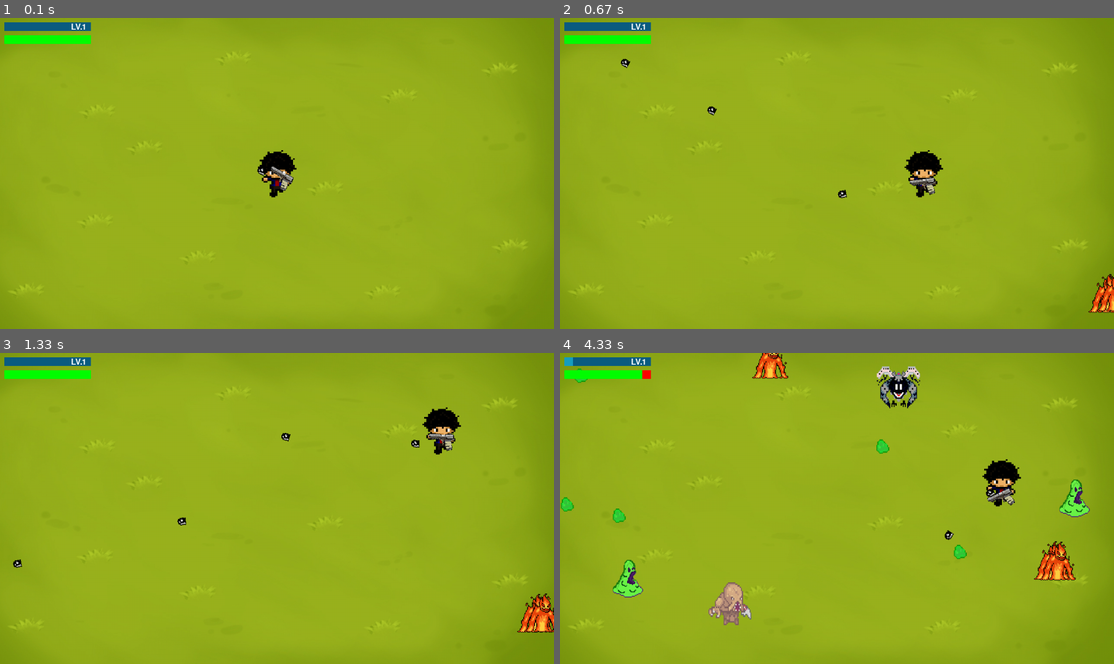
Above: before the commit, frames 1-4 (two rows, left to right).
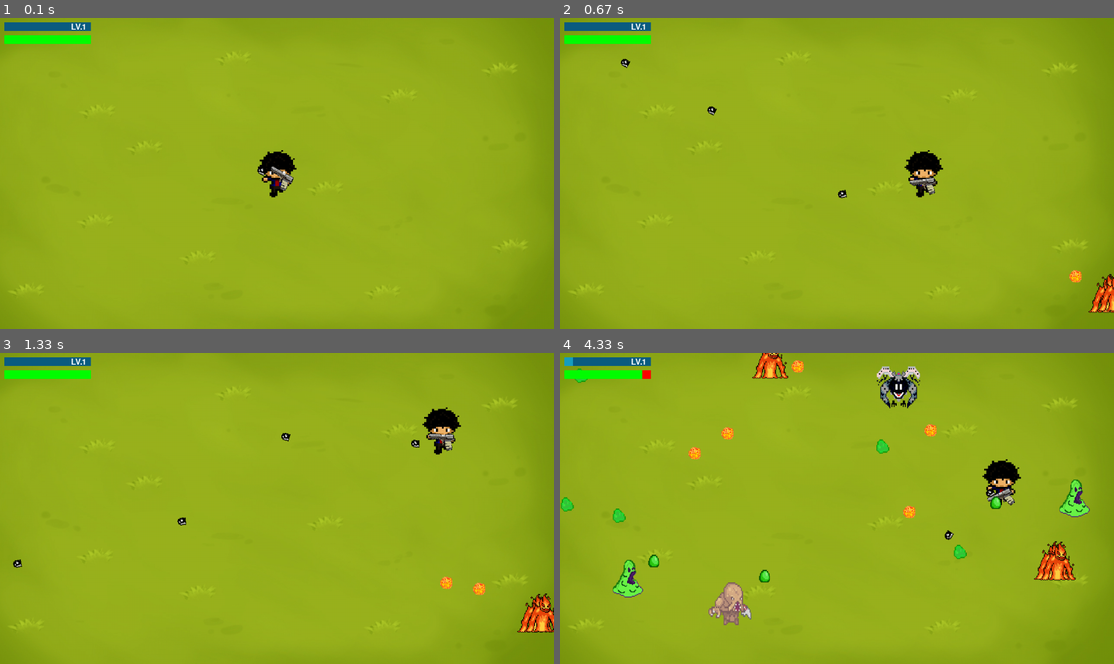
Above: after the commit, the same moments.

Repository: m13w/Legacy_of_Brok
Game: pygame game, started from pygame- game/main.py
Same seed, same stepped clock (60 frames per second), same inputs: the game is played once before the commit and once after it.
Inputs (mouse positions are in pixels of both pictures, inside the frame that each line leads up to):
- Up to frame 1 (0.1 s): no input
- Up to frame 2 (0.67 s): hold D from 0.33 s (still down); move the mouse to (814, 185) at 0.37 s
- Up to frame 3 (1.33 s): release D at 0.8 s; hold W 0.83-1.13 s; move the mouse to (326, 433) at 0.87 s; hold D from 1.17 s (still down); move the mouse to (326, 427) at 1.2 s
- Up to frame 4 (4.33 s): release D at 1.63 s; hold A 1.67-2.2 s; move the mouse to (709, 446) at 1.7 s; hold S 2.23-2.53 s; move the mouse to (720, 458) at 2.27 s; hold A 2.57-2.97 s; move the mouse to (648, 477) at 2.6 s; hold W 3-3.37 s; move the mouse to (947, 418) at 3.03 s; hold D 3.4-4.03 s; move the mouse to (947, 489) at 3.43 s; hold S from 4.07 s (still down); move the mouse to (704, 626) at 4.1 s

Frame 1 is identical in both runs. In frame 2, less than 0.1% of the frame differs, in the area x 91-99%, y 81-87%; in frame 3, 0.1%; in frame 4, 0.6%, in the area x 15-80%, y 2-74%.

Commit message:
BIG UPDATE CREATED 2 ENEMIES THAT SHOOT TOWARDS THE PLAYER (update without colision event)
big update in work

Diff:
--- a/pygame- game/engine_init.py
+++ b/pygame- game/engine_init.py
@@ -28,166 +28,206 @@
     projectile_image,
     enemy_images,
     drop_image,
-    misterious_enemy,
     magma_projectile_img,
+    magma_ball,
 )
 
 enemies = []
 active_items = []
 
+BULLET_SPEED_2 = 200
+BULLET_SPEED_1 = 300
 
 class Game:
     def __init__(self):
-        self.initialize_pygame()
-        self.setup_game()
-        self.setup_player()
+        self.initialize_pygame()    #call fun
+        self.setup_game()           #call fun
+        self.setup_player()         #call fun
 
     def initialize_pygame(self):
-        pygame.init()
-        self.screen = pygame.display.set_mode((WINDOW_WIDTH, WINDOW_HEIGHT))
-        pygame.display.set_caption("Legacy of Brok")
-        pygame.display.set_icon(player_image)
-        self.font = pygame.font.Font(None, 64)
-        self.clock = pygame.time.Clock()
+        pygame.init()   #initialize all imported pygame modules
+        self.screen = pygame.display.set_mode((WINDOW_WIDTH, WINDOW_HEIGHT))    #creating a screen instance
+        pygame.display.set_caption("Legacy of Brok")    #window title init
+        pygame.display.set_icon(player_image)   #window icon init
+        self.font = pygame.font.Font(None, 64)  #font init
+        self.clock = pygame.time.Clock()    #clock time init
 
     def setup_game(self):
-        self.running = True
-        self.game_over = False
-        self.dt = 0
-        self.xp_bar = XPBar(max_xp=START_MAX_XP)
-        self.hp_bar = HPBar(max_hp=START_MAX_HP)
+        self.running = True     #game running boolean init
+        self.game_over = False  #game_over running boolean init
+        self.dt = 0     #Delta time init
+        self.xp_bar = XPBar(max_xp=START_MAX_XP)    #bar init obj
+        self.hp_bar = HPBar(max_hp=START_MAX_HP)    #bar init obj
         self.last_damage_time = 0
-        self.reset_button_rect = reset_image.get_rect()
-        self.reset_button_rect.center = (WINDOW_WIDTH / 2, WINDOW_HEIGHT / 2 + 100)
+        """  last_damage_time  --- is used to store the time (in milliseconds since the start of the Pygame application) when the player was last damaged. This information is used to implement a cooldown for damage, preventing the player from taking damage too frequently within a specified cooldown period."""
+        self.reset_button_rect = reset_image.get_rect()     #stores the reset img rect
+        self.reset_button_rect.center = (WINDOW_WIDTH / 2, WINDOW_HEIGHT / 2 + 100)     #stores a tuple of the position of center for reset button
 
     def setup_player(self):
-        self.player = Player((WINDOW_WIDTH / 2, WINDOW_HEIGHT / 2), xp_bar=self.xp_bar)
+        self.player = Player((WINDOW_WIDTH / 2, WINDOW_HEIGHT / 2), xp_bar=self.xp_bar)    #creates a instance of Player obj
 
     def reset_game(self):
-        self.game_over = False
-        self.reset_player()
-        self.reset_enemies()
-        self.reset_items()
+        self.game_over = False      #resets the game_over to False, when game is stopped the var is turned to True
+        self.reset_player()         #call fun
+        self.reset_enemies()        #call fun
+        self.reset_items()          #call fun
 
     def reset_player(self):
-        self.player.rect.center = (WINDOW_WIDTH / 2, WINDOW_HEIGHT / 2)
-        self.player.collected_items = []
-        self.player.level = 1
-        self.player.xp = 0
+        self.player.rect.center = (WINDOW_WIDTH / 2, WINDOW_HEIGHT / 2)  #resets the player to the centre of the screen
+        self.player.collected_items = []    #resets the colelcted_items
+        self.player.level = 1       #resets the player level to 1
+        self.player.xp = 0          #resets the player xp to 1
 
     def reset_enemies(self):
-        Enemy.enemies.clear()
-        Enemy.active_explosions.clear()
+        Enemy.enemies.clear()   #clears all the enemies on the screeen
+        Enemy.active_explosions.clear()     #clears all the explosions on the screen
 
     def reset_items(self):
-        active_items.clear()
-        self.xp_bar.current_xp = 0
-        self.xp_bar.max_xp = START_MAX_XP
-        self.xp_bar.level = 1
-        self.hp_bar.current_hp = START_MAX_HP
-        self.player.projectiles.clear()
-
-
-#GAME MAIN LOOP
+        active_items.clear()    #clears all the items on the screen
+        self.xp_bar.current_xp = 0      #reset the xp bar
+        self.xp_bar.max_xp = START_MAX_XP   #reset the max xp to the default
+        self.xp_bar.level = 1     #resets the xp bar level to 1
+        self.hp_bar.current_hp = START_MAX_HP   #resets the hp bar to the starting amount of hp
+        self.player.projectiles.clear()     #clears all the projectiles on the screen
+
+    #GAME MAIN LOOP
     def run(self):
         while self.running:
-            for event in pygame.event.get():
-                if event.type == pygame.QUIT:
-                    self.running = False
-
+            self.handle_events()
             mouse_pos = pygame.mouse.get_pos()
 
             if not self.game_over:
-                self.screen.blit(background_image, (0, 0))  # DRAW BACKGROUND
-                keys = pygame.key.get_pressed()
-                self.player.update(self.dt, keys, mouse_pos=mouse_pos)
-                self.player.draw(self.screen)
-
-                # Update enemy movement
-                for enemy in Enemy.enemies[:]:
-                    enemy.update(self.dt, self.player)
-
-                # Detect and handle bullet-enemy collisions + explosions
-                for bullet in self.player.projectiles[:]:
-                    bullet.update(self.dt)
-                    for enemy in Enemy.enemies[:]:
-                        if bullet.rect.colliderect(enemy.rect):
-                            self.player.projectiles.remove(bullet)
-                            Enemy.enemies.remove(enemy)
-                            enemy.kill()
-                            explosion = Explosion(shot_effect, enemy.rect.center, 200)  # 200 = ms
-                            Enemy.active_explosions.append(explosion)
-                            break
-                for explosion in Enemy.active_explosions[:]:
-                    if explosion.update():
-                        Enemy.active_explosions.remove(explosion)
-                    else:
-                        explosion.draw(self.screen)
-
-                # Remove bullets and enemies when off-screen
-                for bullet in self.player.projectiles[:]:
-                    if (
-                        bullet.rect.left > self.screen.get_width()
-                        or bullet.rect.right < 0
-                        or bullet.rect.top > self.screen.get_height()
-                        or bullet.rect.bottom < 0
-                    ):
-                        self.player.projectiles.remove(bullet)
-
-                # Colision test enemies
-                for enemy in Enemy.enemies[:]:
-                    if enemy.check_collision(self.player):
-                        current_time = pygame.time.get_ticks()
-                        if current_time - self.last_damage_time > DAMAGE_COOLDOWN:
-                            self.hp_bar.update(10)
-                            self.last_damage_time = current_time
-                            if self.hp_bar.current_hp <= 0:
-                                self.game_over = True
-                        break
-
-                # enemy spawner.
-                Enemy.spawn_random_enemy(WINDOW_WIDTH, WINDOW_HEIGHT)
-
-                for bullet in self.player.projectiles:
-                    bullet.update(self.dt)
-                    rotated_bullet = pygame.transform.rotate(bullet.image, -bullet.angle)  # Rotate bullet image
-                    rotated_rect = rotated_bullet.get_rect(center=bullet.rect.center)
-                    self.screen.blit(rotated_bullet, rotated_rect.topleft)
-
-                firing_point = self.player.rect.center + self.player.gun_offset.rotate(-self.player.gun_angle)
-
-                for enemy in Enemy.enemies:
-                    enemy.draw(self.screen)
-
-                for item in active_items[:]:
-                    if isinstance(item, Crystal):
-                        item.draw(self.screen)
-                    item.draw(self.screen)
-
-                self.xp_bar.draw(self.screen)
-                self.hp_bar.draw(self.screen)
-
+                self.update_game(mouse_pos)
             else:
-                game_over_text = self.font.render("Game Over", True, (255, 0, 0))
-                text_rect = game_over_text.get_rect(
-                    center=(WINDOW_WIDTH / 2, WINDOW_HEIGHT / 2)
-                )
-                self.screen.blit(game_over_text, text_rect)
-                self.screen.blit(reset_image, self.reset_button_rect)
-                mouse_x, mouse_y = pygame.mouse.get_pos()
-                mouse_clicked = pygame.mouse.get_pressed()
-
-                if (
-                    self.reset_button_rect.collidepoint(mouse_x, mouse_y)
-                    and mouse_clicked[0]
-                ):
-                    self.reset_game()
-
-            pygame.display.flip()
-            self.dt = self.clock.tick(FPS) / 1000  # limits FPS to 60
+                self.display_game_over_screen()
+                self.check_reset_button()
+
+            self.update_display_and_fps()
 
         pygame.quit()
         sys.exit()
+
+    def handle_events(self):
+        for event in pygame.event.get():
+            if event.type == pygame.QUIT:
+                self.running = False
+
+    def update_game(self, mouse_pos):
+        self.screen.blit(background_image, (0, 0))
+        keys = pygame.key.get_pressed()
+        self.player.update(self.dt, keys, mouse_pos=mouse_pos)
+        self.player.draw(self.screen)
+
+        self.update_enemies()
+        self.handle_bullet_enemy_collisions()
+        self.handle_explosions()
+        self.remove_off_screen_elements()
+        self.handle_enemy_collisions()
+        Enemy.spawn_random_enemy(WINDOW_WIDTH, WINDOW_HEIGHT)
+
+        self.update_bullets_display()
+        self.update_enemies_display()
+        self.update_active_items_display()
+        self.draw_bars()
+
+    def update_enemies(self):
+        for enemy in Enemy.enemies[:]:
+            enemy.update(self.dt, self.player)
+
+            # Update and draw enemy bullets
+            for bullet in enemy.projectiles[:]:
+                bullet.update(self.dt)
+                rotated_bullet = pygame.transform.rotate(bullet.image, -bullet.angle)
+                rotated_rect = rotated_bullet.get_rect(center=bullet.rect.center)
+                self.screen.blit(rotated_bullet, rotated_rect.topleft)
+
+    def handle_bullet_enemy_collisions(self):
+        for bullet in self.player.projectiles[:]:
+            bullet.update(self.dt)
+            for enemy in Enemy.enemies[:]:
+                if bullet.rect.colliderect(enemy.rect):
+                    self.handle_bullet_enemy_collision(bullet, enemy)
+                    break
+
+    def handle_bullet_enemy_collision(self, bullet, enemy):
+        self.player.projectiles.remove(bullet)
+        Enemy.enemies.remove(enemy)
+        enemy.kill()
+        explosion = Explosion(shot_effect, enemy.rect.center, 200)
+        Enemy.active_explosions.append(explosion)
+
+    def handle_explosions(self):
+        for explosion in Enemy.active_explosions[:]:
+            if explosion.update():
+                Enemy.active_explosions.remove(explosion)
+            else:
+                explosion.draw(self.screen)
+
+    def remove_off_screen_elements(self):
+        for bullet in self.player.projectiles[:]:
+            if (
+                bullet.rect.left > self.screen.get_width()
+                or bullet.rect.right < 0
+                or bullet.rect.top > self.screen.get_height()
+                or bullet.rect.bottom < 0
+            ):
+                self.player.projectiles.remove(bullet)
+
+    def handle_enemy_collisions(self):
+        for enemy in Enemy.enemies[:]:
+            if enemy.check_collision(self.player):
+                self.handle_player_enemy_collision(enemy)
+                break
+
+    def handle_player_enemy_collision(self, enemy):
+        current_time = pygame.time.get_ticks()
+        if current_time - self.last_damage_time > DAMAGE_COOLDOWN:
+            self.hp_bar.update(10)
+            self.last_damage_time = current_time
+            if self.hp_bar.current_hp <= 0:
+                self.game_over = True
+
+    def update_bullets_display(self):
+        for bullet in self.player.projectiles:
+            bullet.update(self.dt)
+            rotated_bullet = pygame.transform.rotate(bullet.image, -bullet.angle)
+            rotated_rect = rotated_bullet.get_rect(center=bullet.rect.center)
+            self.screen.blit(rotated_bullet, rotated_rect.topleft)
+
+    def update_enemies_display(self):
+        for enemy in Enemy.enemies:
+            enemy.draw(self.screen)
+
+    def update_active_items_display(self):
+        for item in active_items[:]:
+            if isinstance(item, Crystal):
+                item.draw(self.screen)
+            item.draw(self.screen)
+
+    def draw_bars(self):
+        self.xp_bar.draw(self.screen)
+        self.hp_bar.draw(self.screen)
+
+    def display_game_over_screen(self):
+        game_over_text = self.font.render("Game Over", True, (255, 0, 0))
+        text_rect = game_over_text.get_rect(center=(WINDOW_WIDTH / 2, WINDOW_HEIGHT / 2))
+        self.screen.blit(game_over_text, text_rect)
+        self.screen.blit(reset_image, self.reset_button_rect)
+
+    def check_reset_button(self):
+        mouse_x, mouse_y = pygame.mouse.get_pos()
+        mouse_clicked = pygame.mouse.get_pressed()
+        if (
+            self.reset_button_rect.collidepoint(mouse_x, mouse_y)
+            and mouse_clicked[0]
+        ):
+            self.reset_game()
+
+    def update_display_and_fps(self):
+        pygame.display.flip()
+        self.dt = self.clock.tick(FPS) / 1000  # limits FPS to 60
+
+
 
 class Explosion:
     def __init__(self, image, position, duration):
@@ -239,8 +279,8 @@
         self.gun_direction = pygame.Vector2(1, 0)
         self.xp = 0
         self.level = 1
+        self.xp_bar = xp_bar
         self.window_bounds = pygame.display.get_surface().get_rect()
-        self.xp_bar = xp_bar
 
     def shoot(self, mouse_pos):
         if self.shoot_cooldown <= 0:
@@ -306,6 +346,7 @@
         self.image = image
         self.rect = image.get_rect(center=spawn_point)
         self.radius = ENEMY_COL_RADIUS
+        self.projectiles = []
                 # Adjust speed based on enemy type
         if enemy_type == EnemyType.NORMAL:
             self.speed = 100
@@ -313,6 +354,9 @@
             self.speed = 200
         elif enemy_type == EnemyType.STRONG:
             self.speed = 50
+
+        self.shoot_cooldown = 0
+        self.shoot_delay = 2  # Adjust the delay as needed for enemy shots
 
     @classmethod
     def spawn_random_enemy(cls, screen_width, screen_height):
@@ -338,16 +382,39 @@
 
         if distance > 0:
             direction.normalize_ip()
-
-            # Adjust movement based on distance and window bounds
             movement = direction * min(self.speed * dt, distance)
             new_position = self.rect.center + movement
-
-            # Clamp the new position within window bounds
             self.rect.centerx = max(0, min(WINDOW_WIDTH, new_position[0]))
             self.rect.centery = max(0, min(WINDOW_HEIGHT, new_position[1]))
 
-
+        if self.shoot_cooldown <= 0:
+            self.shoot(player)
+            self.shoot_cooldown = self.shoot_delay
+        else:
+            self.shoot_cooldown -= dt
+
+    def shoot(self, player):
+
+        """this is the condition of choosing which enemy will shoot a specific config of projectiles"""
+        if self.image == enemy_images[2]:
+            # Shoot a bullet towards the player
+            direction = pygame.Vector2(player.rect.centerx - self.rect.centerx, player.rect.centery - self.rect.centery)
+            if direction.length() > 0:
+                direction.normalize_ip()
+                bullet_velocity = direction * BULLET_SPEED_1  # Adjust bullet speed as needed
+                bullet = Bullet(magma_projectile_img, self.rect.center, bullet_velocity, 0)  # Angle is set to 0 for simplicity
+                self.projectiles.append(bullet)
+
+        """this is the condition of choosing which enemy will shoot a specific config of projectiles"""
+        if self.image == enemy_images[1]:
+            # Shoot a bullet towards the player
+            direction = pygame.Vector2(player.rect.centerx - self.rect.centerx, player.rect.centery - self.rect.centery)
+            if direction.length() > 0:
+                direction.normalize_ip()
+                bullet_velocity = direction * BULLET_SPEED_2  # Adjust bullet speed as needed
+                #image insert here: \>
+                bullet = Bullet(magma_ball, self.rect.center, bullet_velocity, 0)  # Angle is set to 0 for simplicity
+                self.projectiles.append(bullet)
 
     def draw(self, screen):
         screen.blit(self.image, self.rect.topleft)
--- a/pygame- game/load.py
+++ b/pygame- game/load.py
@@ -6,7 +6,7 @@
 
 enemy_image1 = pygame.image.load(ASSETS_PATH + "enemy.png")
 enemy_image2 = pygame.image.load(ASSETS_PATH + "enemy2.png")
-enemy_image3 = pygame.image.load(ASSETS_PATH + "enemy3.gif")
+magma_enemy = pygame.image.load(ASSETS_PATH + "enemy3.gif")
 enemy_image4 = pygame.image.load(ASSETS_PATH + "enemy4.png")
 enemy_image5 = pygame.image.load(ASSETS_PATH + "enemy5.png")
 misterious_enemy = pygame.image.load(ASSETS_PATH + "misterious_enemy.gif")
@@ -34,15 +34,15 @@
 shot_effect = pygame.transform.scale(shot_effect, (50, 100))
 
 magma_projectile_img = pygame.image.load(ASSETS_PATH + "magma_projectile.png")
-magma_projectile_img = pygame.transform.scale(shot_effect, (20, 20))
+magma_projectile_img = pygame.transform.scale(magma_projectile_img, (28, 28))
 
-misterious_enemy = pygame.transform.scale(misterious_enemy, (100, 100))
-
+magma_ball = pygame.image.load(ASSETS_PATH + "magma_ball.png")
+magma_ball = pygame.transform.scale(magma_ball, (25, 29))
 
 enemy_images = [
     pygame.transform.scale(enemy_image1, (100, 100)),
     pygame.transform.scale(enemy_image2, (100, 100)),
-    pygame.transform.scale(enemy_image3, (100, 100)),
+    pygame.transform.scale(magma_enemy, (100, 100)),
     pygame.transform.scale(enemy_image4, (85, 100)),
     pygame.transform.scale(enemy_image5, (100, 100)),
 ]
Binary file added: pygame- game/assets/magma_ball.png
